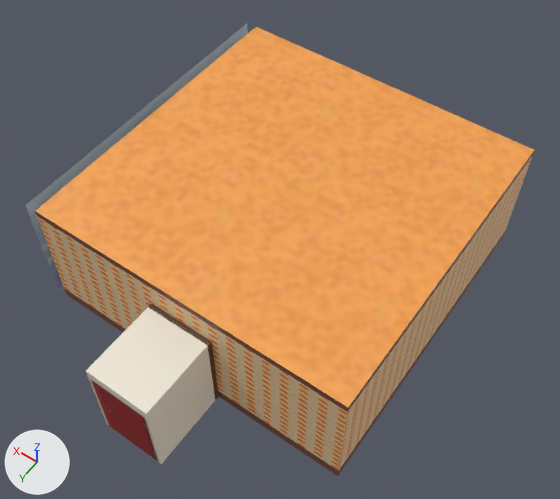
A saved change to the FBX model Resource/Model_Room/room0.fbx.
Rendered twice from a camera (50 mm lens) standing at (-5.69, 8.39, 13.5) and looking at (-0.16, 0.65, 1.33). Lighting does not change. The marker at lower left points along +X, +Y and +Z. The picture after the commit comes second. Where no turn or scale is listed for an object, it has been applied to the vertices.

In view in the first picture: 'vsn_mesh_0_', 'vsn_mesh_11_', 'vsn_mesh_12_', 'vsn_mesh_5_', 'vsn_mesh_6_', 'vsn_mesh_9_' and 1 more.
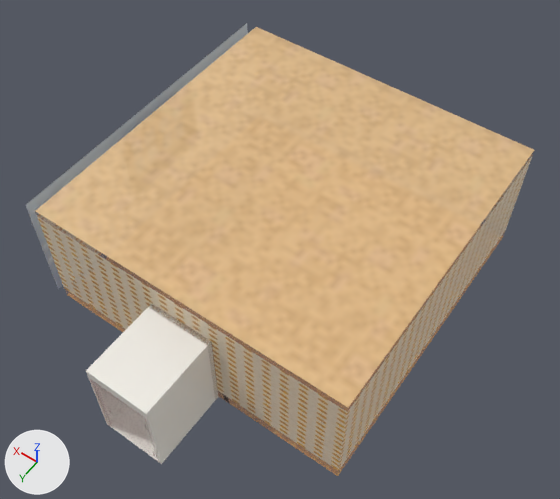
Location of each change, [x1, y1, x2, y2] in pixels of the pictures (560 x 499 px):
'vsn_mesh_5_', surface changed (orange to beige): [36, 27, 534, 407] in both
'vsn_mesh_9_', surface changed: [37, 216, 347, 471] in both
'vsn_mesh_12_', surface changed: [86, 307, 215, 464] in both
'vsn_mesh_0_', surface changed: [339, 155, 533, 470] in both
'vsn_mesh_6_', surface changed: [148, 303, 219, 400] in both
'vsn_mesh_1_', surface changed: [38, 214, 102, 269] in both
'vsn_mesh_10_', surface changed: [485, 155, 532, 220] in both

Diff of the bpy script that builds the scene:
```diff
--- a/Resource/Model_Room/room0.fbx.py
+++ b/Resource/Model_Room/room0.fbx.py
@@ img_rmcmnent00_png @@
-img_rmcmnent00_png = load_image('rmCmnEnt00.png', 'rmCmnEnt00.png', 64, 64, 'sRGB')
+img_rmcmnent00_png = load_image('rmCmnEnt00.png', 'rmCmnEnt00.png', 64, 64, 'Non-Color')
@@ img_rm101wal00_png @@
-img_rm101wal00_png = load_image('rm101Wal00.png', 'rm101Wal00.png', 64, 256, 'sRGB')
+img_rm101wal00_png = load_image('rm101Wal00.png', 'rm101Wal00.png', 64, 256, 'Non-Color')
@@ img_rm101cel00_png @@
-img_rm101cel00_png = load_image('rm101Cel00.png', 'rm101Cel00.png', 32, 32, 'sRGB')
+img_rm101cel00_png = load_image('rm101Cel00.png', 'rm101Cel00.png', 32, 32, 'Non-Color')
@@ mat_mtrmcmnent00t_mat @@
 n0 = _N.new('ShaderNodeBsdfPrincipled'); n0.name = 'Principled BSDF'
 n2.image = img_rmcmnent00_png
+n3 = _N.new('ShaderNodeTexImage'); n3.name = 'Image Texture.001'
+n3.image = img_rmcmnent00_png
 _L.new(n2.outputs[0], n0.inputs[0])  # 'Color' to 'Base Color'
 _L.new(n0.outputs[0], n1.inputs[0])  # 'BSDF' to 'Surface'
+_L.new(n3.outputs[0], n0.inputs[4])  # 'Color' to 'Alpha'
@@ mat_mtrm101dor00t_mat @@
 n0 = _N.new('ShaderNodeBsdfPrincipled'); n0.name = 'Principled BSDF'
 n2.image = img_rm101dor00_png
+n3 = _N.new('ShaderNodeTexImage'); n3.name = 'Image Texture.001'
+n3.image = img_rm101dor00_png
 _L.new(n2.outputs[0], n0.inputs[0])  # 'Color' to 'Base Color'
 _L.new(n0.outputs[0], n1.inputs[0])  # 'BSDF' to 'Surface'
+_L.new(n3.outputs[0], n0.inputs[4])  # 'Color' to 'Alpha'
@@ mat_mtrm101wal00t_mat @@
 n0 = _N.new('ShaderNodeBsdfPrincipled'); n0.name = 'Principled BSDF'
 n2.image = img_rm101wal00_png
+n3 = _N.new('ShaderNodeTexImage'); n3.name = 'Image Texture.001'
+n3.image = img_rm101wal00_png
 _L.new(n2.outputs[0], n0.inputs[0])  # 'Color' to 'Base Color'
 _L.new(n0.outputs[0], n1.inputs[0])  # 'BSDF' to 'Surface'
+_L.new(n3.outputs[0], n0.inputs[4])  # 'Color' to 'Alpha'
@@ mat_mtrm101cel00t_mat @@
 n0 = _N.new('ShaderNodeBsdfPrincipled'); n0.name = 'Principled BSDF'
 n2.image = img_rm101cel00_png
+n3 = _N.new('ShaderNodeTexImage'); n3.name = 'Image Texture.001'
+n3.image = img_rm101cel00_png
 _L.new(n2.outputs[0], n0.inputs[0])  # 'Color' to 'Base Color'
 _L.new(n0.outputs[0], n1.inputs[0])  # 'BSDF' to 'Surface'
+_L.new(n3.outputs[0], n0.inputs[4])  # 'Color' to 'Alpha'
```
